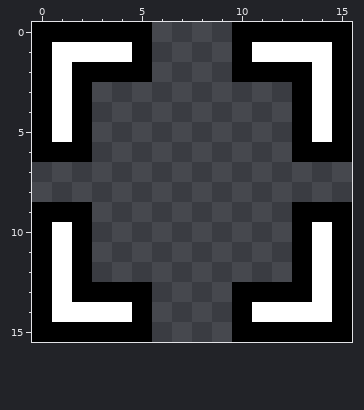
Pixel-art file -- Assets/Textures/ui/targetReticle.aseprite. That is the earlier state.
16x16 pixels, 1 frame.
The same view after the edit:
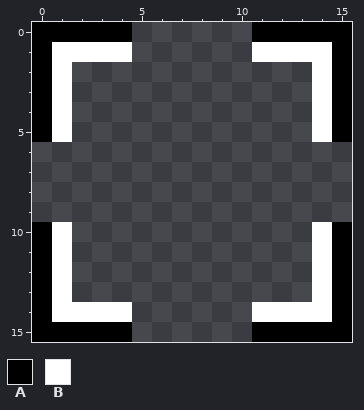
Palette (. is transparent): A #000000  B #ffffff
What changed:
@@ x 0..15 @@
- 0 AAAAAA....AAAAAA
- 1 ABBBBA....ABBBBA
- 2 ABAAAA....AAAABA
- 3 ABA..........ABA
- 4 ABA..........ABA
- 5 ABA..........ABA
- 6 AAA..........AAA
+ 0 AAAAA......AAAAA
+ 1 ABBBB......BBBBA
+ 2 AB............BA
+ 3 AB............BA
+ 4 AB............BA
+ 5 AB............BA
+ 6 ................
  7 ................
  8 ................
- 9 AAA..........AAA
-10 ABA..........ABA
-11 ABA..........ABA
-12 ABA..........ABA
-13 ABAAAA....AAAABA
-14 ABBBBA....ABBBBA
-15 AAAAAA....AAAAAA
+ 9 ................
+10 AB............BA
+11 AB............BA
+12 AB............BA
+13 AB............BA
+14 ABBBB......BBBBA
+15 AAAAA......AAAAA
Changed places in both pictures, as pixel boxes (x1, y1, x2, y2):
erased: (32, 22, 152, 342)
erased: (232, 22, 352, 342)
